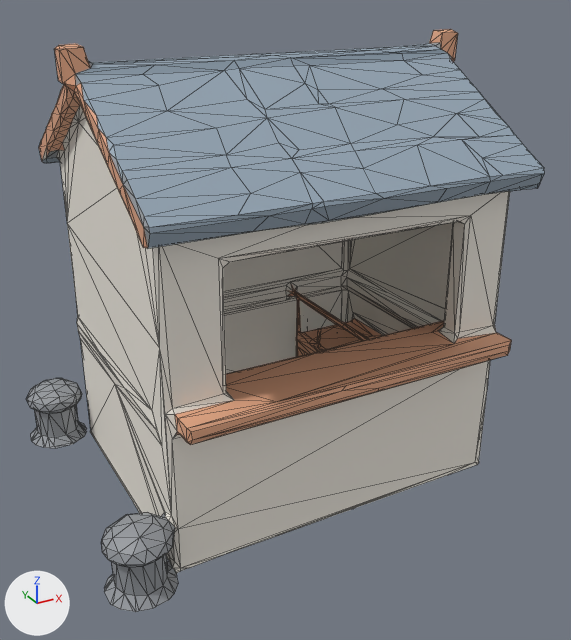
The glTF model docs/univers/archipeo/batiments/modeles/6e-batiment-cabine-de-robin/final-3000.glb, before and after one commit.
Rendered twice from a camera (50 mm lens) standing at (-0.741, -1.421, 1.029) and looking at (0.004, -0.068, 0.352). The lights are fixed; the arrows at lower left show +X, +Y and +Z. The older version comes first. Mesh edges are drawn as thin lines. Vertices at exactly the same position are counted once.

Names of what the first picture shows: 'geometry_0'.
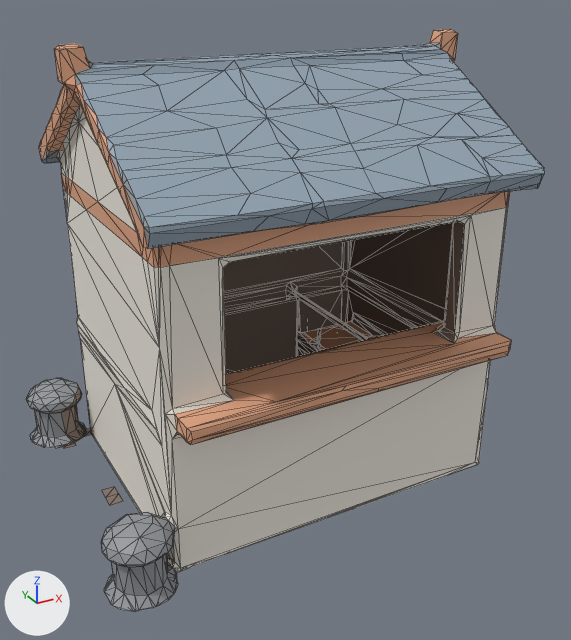
Changed parts and their boxes (x1, y1, x2, y2) in the pictures (571 x 640 px):
part 1 of me_geometry_0, added
    after: (60, 123, 510, 408)
part 2 of me_geometry_0, added
    after: (62, 428, 123, 505)
part 3 of me_geometry_0, recoloured
    both: (61, 221, 465, 567)

Patch to the scene script:
```diff
--- a/docs/univers/archipeo/batiments/modeles/6e-batiment-cabine-de-robin/final-3000.glb.py
+++ b/docs/univers/archipeo/batiments/modeles/6e-batiment-cabine-de-robin/final-3000.glb.py
@@ me_geometry_0 @@
 # used by ob_geometry_0; location = (0.0, 0.0, 0.0)
-me_geometry_0.from_pydata(...)  # 1267 vertices, 2381 faces; spans x -0.491..0.446, y -0.364..0.366, z 0.0..0.919
+me_geometry_0.from_pydata(...)  # 1470 vertices, 2862 faces; spans x -0.491..0.446, y -0.364..0.366, z 0.0..0.919
+# me_geometry_0 part 1: 144 vertices added at x -0.354..0.39, y -0.294..0.273, z 0.603..0.64
+# me_geometry_0 part 2: 14 vertices added at x -0.433..-0.345, y -0.042..0.28, z 0.003
+# me_geometry_0 part 3: 690 kept faces spanning x -0.424..0.356, y -0.316..0.314, z 0.0..0.638 get new vertex colours
+# other edits to the shape of me_geometry_0 do not show in these pictures
 me_geometry_0.materials.append(mat_defaultmaterial)
```
